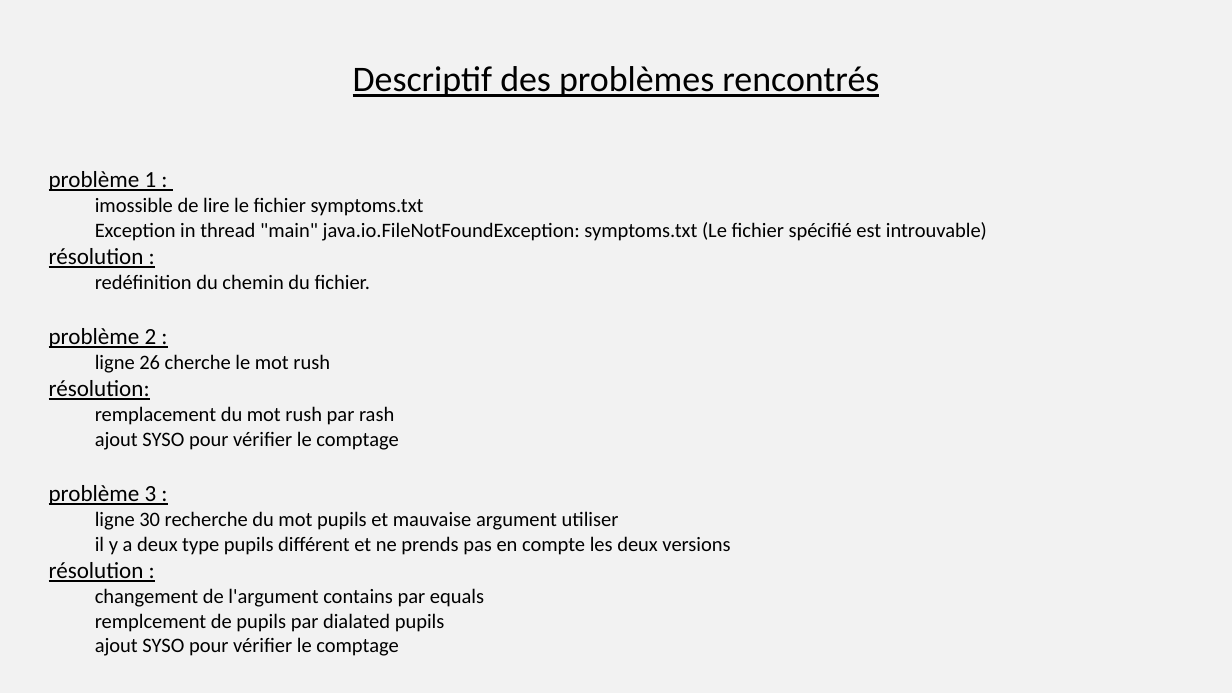
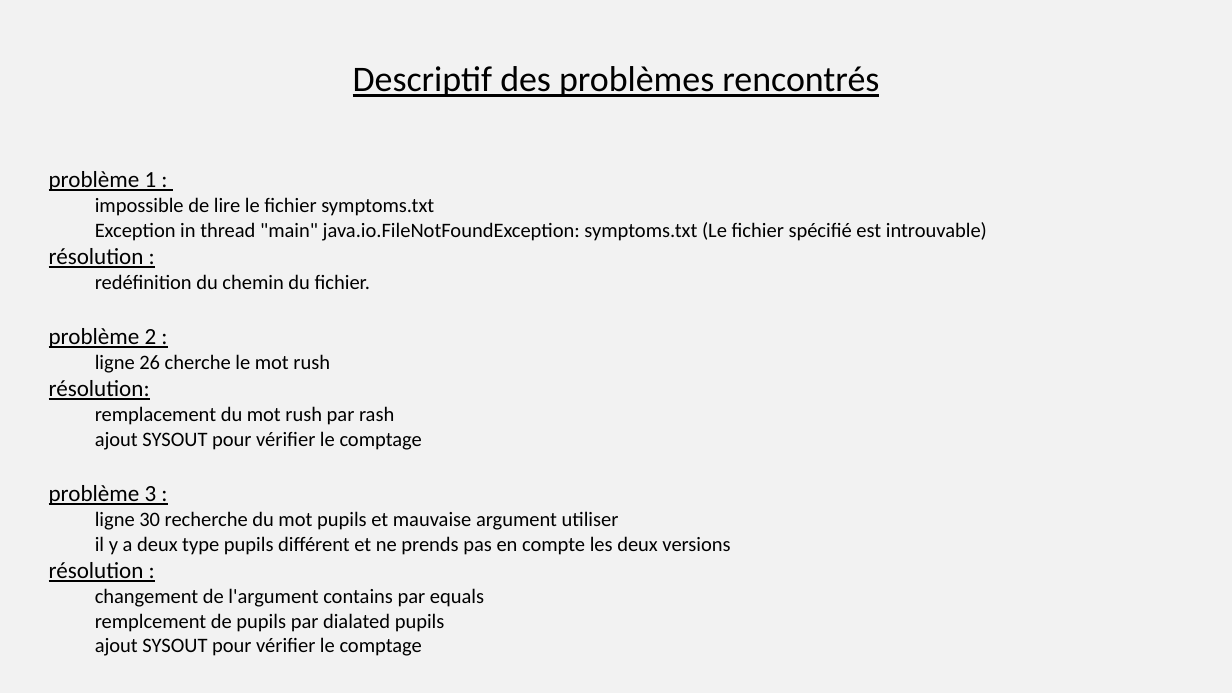
Before and after one commit to HellManon/FO_JAVA_P02, a slide deck: slide 3 of Présentation Projet 2.pptx. Drawn at 1232x693 pixels with LibreOffice and Linux fonts; fonts in the diff are those of the drawing. Boxes give left, top, right and bottom in pixels: in the first picture for what was removed or moved away, otherwise in the second. Text is boxed around its words. In the diff, an @@ line names an element or a change of style, - is before the commit and + after.

```diff
--- a/Présentation Projet 2.pptx
+++ b/Présentation Projet 2.pptx
@@ text at (95, 197, 434, 216): text changed @@
-imossible de lire le fichier symptoms.txt
+impossible de lire le fichier symptoms.txt
@@ text at (95, 431, 422, 450): text changed @@
-  ajout SYSO pour vérifier le comptage
+  ajout SYSOUT pour vérifier le comptage
@@ text at (95, 637, 422, 656): text changed @@
-  ajout SYSO pour vérifier le comptage
+  ajout SYSOUT pour vérifier le comptage
```
Also in this commit, not shown: 2 other slides changed.
